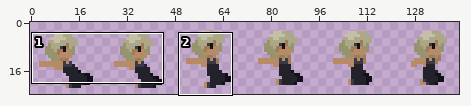
Two states of a sprite sheet, OneInTheChamber/Assets/Artwork/Player/PlayerBWBlast.png. The picture above shows the old version from afar; the outline marks the close-up.
Close-up. Earlier state:
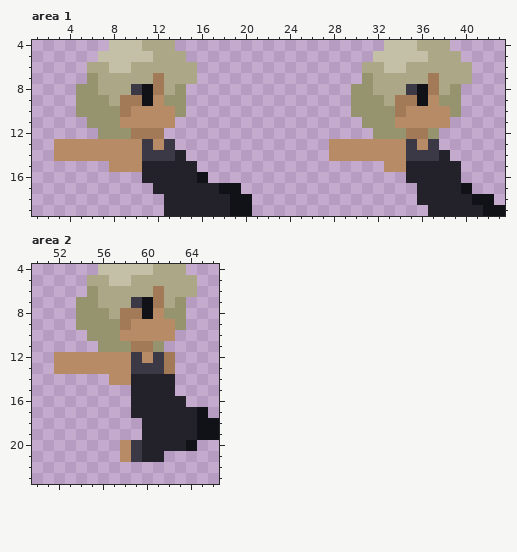
The file is 144x24 pixels. Shown: area 1: x 1..43, y 4..19; area 2: x 50..66, y 4..23. The wide view leaves out empty margins. The commit also changed other parts of the picture, which this record leaves out.
After:
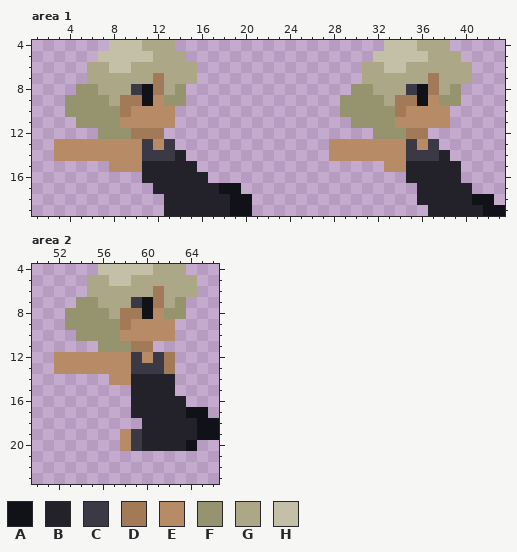
Palette (. is transparent): A #111118  B #23222a  C #3b3946  D #a27a57  E #b78b66  F #95946f  G #aba787  H #c3c0a7
The exact change:
Area 1:
The author changed colour A to colour B in row 16 at x 16; in row 17 at x 40.
Colour F now appears in rows 9 to 10 at x 4 and 29; in row 11 at x 5 and 30.
The author changed colour F to colour G in row 7 at x 6 and 31.
The edit erases colour F in row 10 at x 14 and 39; in row 12 at x 37.
Area 2:
The author changed colour B to colour A in row 17 at x 64.
Colour C now appears in row 19 at x 59.
Colour E now appears in row 19 at x 58.
Colour F now appears in rows 8 to 9 at x 53; in row 10 at x 54.
The author changed colour F to colour G in row 6 at x 55.
The edit erases colour B in row 21 at x 60 to 61.
The edit erases colour C in row 21 at x 59.
The edit erases colour E in row 21 at x 58.
The edit erases colour F in row 9 at x 63; in row 11 at x 61.
